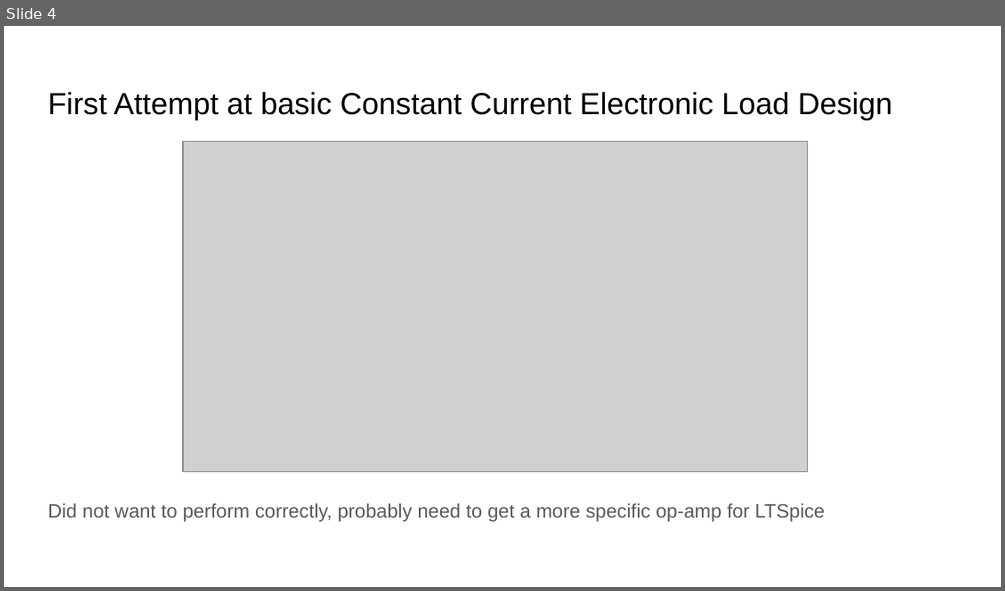
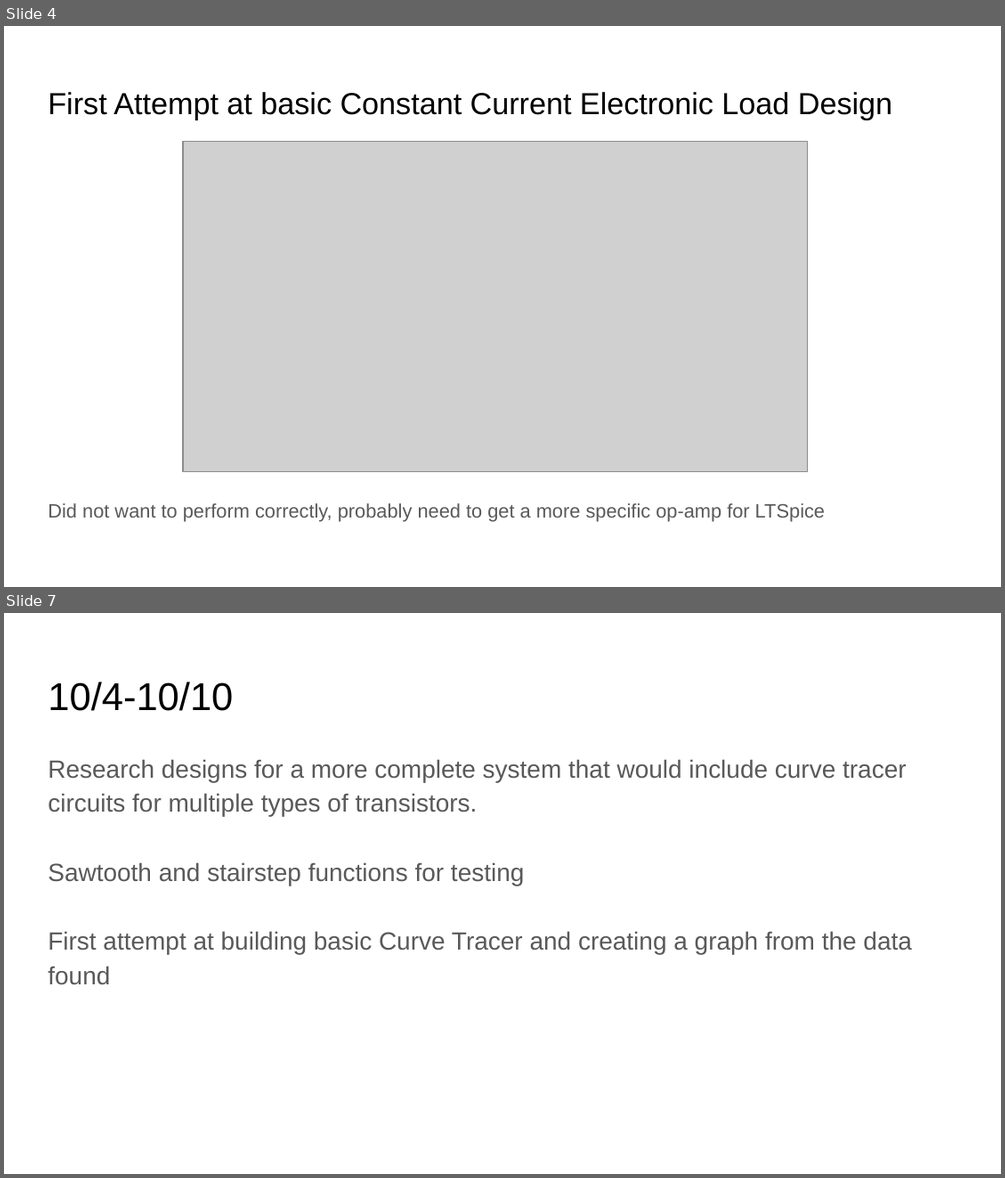
Before and after one commit to Xylot/DAPL, a slide deck: Project Notebook - Group 4/Project Notebook - Group 4/1. Individual/Cooper/Cooper Project Notebook.pptx. Shown one above the other, each under a label of ours: slide 4 before the commit, slides 4 and 7 after it; the slides between them are not shown. The pictures are 1005x591 and 1005x1178 pixels, drawn with LibreOffice and Linux fonts; fonts in the diff are those of the drawing; grey boxes stand for pictures. Boxes give left, top, right and bottom in pixels: in the first picture for what was removed or moved away, otherwise in the second. Text is boxed around its words. In the diff, an @@ line names an element or a change of style, - is before the commit and + after.

Commit message:
All changes from Demo Day etc.
Also include an update to my project notebook

```diff
--- a/Project Notebook - Group 4/Project Notebook - Group 4/1. Individual/Cooper/Cooper Project Notebook.pptx
+++ b/Project Notebook - Group 4/Project Notebook - Group 4/1. Individual/Cooper/Cooper Project Notebook.pptx
@@ slide 7 added at [4,613,1001,1174], background #FFFFFF @@
@@ title added at [48,682,233,711], 28 pt, text #000000 @@
+10/4-10/10
@@ text added at [48,759,911,985], 18 pt, text #595959 @@
+Research designs for a more complete system that would include curve tracer circuits for multiple types of transistors.
+Sawtooth and stairstep functions for testing
+First attempt at building basic Curve Tracer and creating a graph from the data found
```
Also in this commit, not shown: 18 other slides added, 17 other files.
